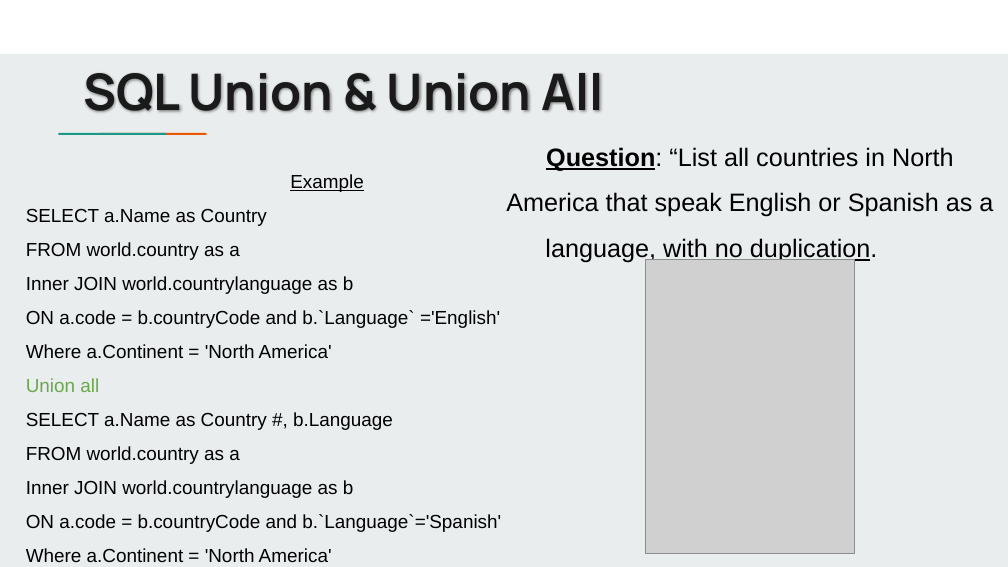
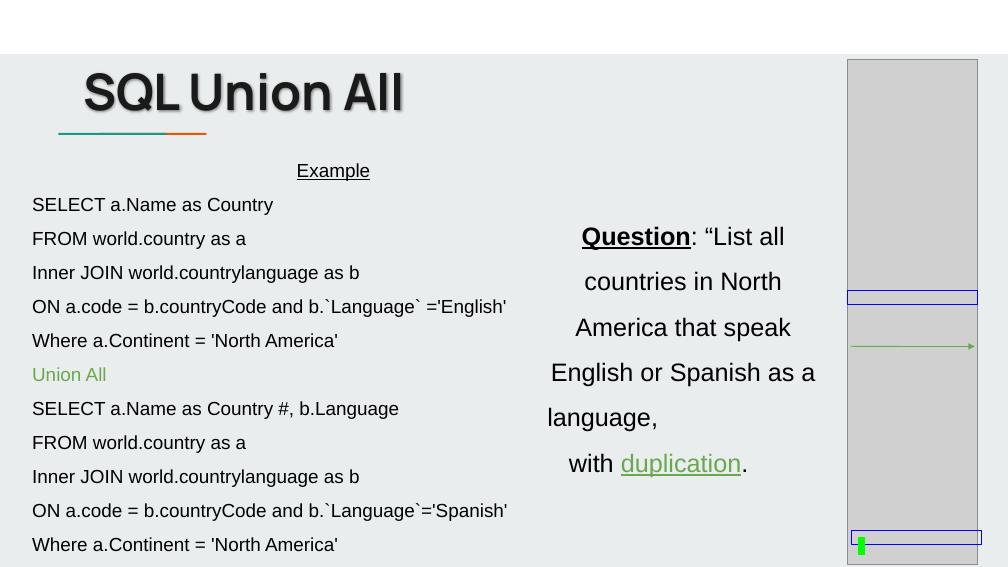
Before and after one commit to jbergmann56/OSDA-DataManipulationAndManagement, a slide deck: slide 8 of Lectures/Manipulating Data Pt. 2 (4).pptx (slide 19 before the commit). Drawn at 1008x567 pixels with LibreOffice and Linux fonts; fonts in the diff are those of the drawing; grey boxes stand for pictures. Boxes give left, top, right and bottom in pixels: in the first picture for what was removed or moved away, otherwise in the second. Text is boxed around its words. In the diff, an @@ line names an element or a change of style, - is before the commit and + after.

```diff
--- a/Lectures/Manipulating Data Pt. 2 (4).pptx
+++ b/Lectures/Manipulating Data Pt. 2 (4).pptx
@@ title at box(83, 73, 405, 112): text changed @@
-SQL Union & Union All
+SQL Union All
@@ picture added at box(848, 60, 979, 565) @@
@@ text "Example": place and size @@
-text "Example" at box(26, 174, 501, 562)
+text "Example" at box(32, 163, 508, 552)
@@ text at box(32, 197, 508, 552): text changed @@
-SELECT a.Name as Country
-FROM world.country as a
-Inner JOIN world.countrylanguage as b
-ON a.code = b.countryCode and b.`Language` ='English'
-Where a.Continent = 'North America'
-Union all
-SELECT a.Name as Country #, b.Language
-FROM world.country as a
-Inner JOIN world.countrylanguage as b
-ON a.code = b.countryCode and b.`Language`='Spanish'
-Where a.Continent = 'North America'
+SELECT a.Name as Country
+FROM world.country as a
+Inner JOIN world.countrylanguage as b
+ON a.code = b.countryCode and b.`Language` ='English'
+Where a.Continent = 'North America'
+Union All
+SELECT a.Name as Country #, b.Language
+FROM world.country as a
+Inner JOIN world.countrylanguage as b
+ON a.code = b.countryCode and b.`Language`='Spanish'
+Where a.Continent = 'North America'
@@ text at box(547, 226, 815, 477): text changed @@
-Question: “List all countries in North America that speak English or Spanish as a language, with no duplication.
+Question: “List all countries in North America that speak English or Spanish as a language, with duplication.
@@ picture removed at box(646, 259, 855, 554) @@
@@ rectangle added at box(848, 290, 979, 304), outline #0000FF 0.75 pt @@
@@ arrow added from (851, 346) to (975, 346), #6AA84F 0.75 pt @@
@@ rectangle added at box(851, 531, 982, 544), outline #0000FF 0.75 pt, 14 pt, text #00FF00 @@
+/
```
Also in this commit, not shown: 5 other slides changed, 2 slides added, 11 slides removed, 11 other files.
